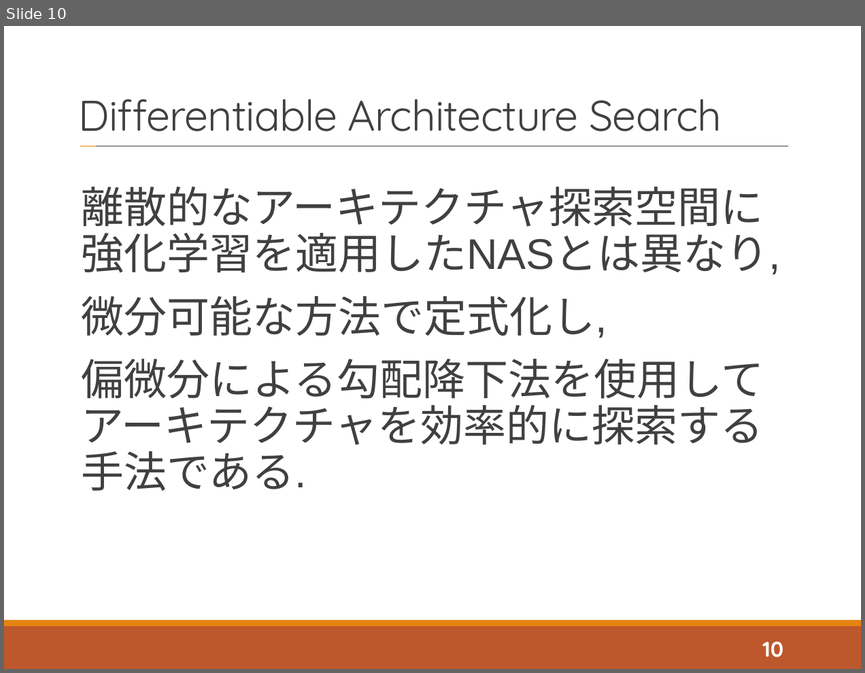
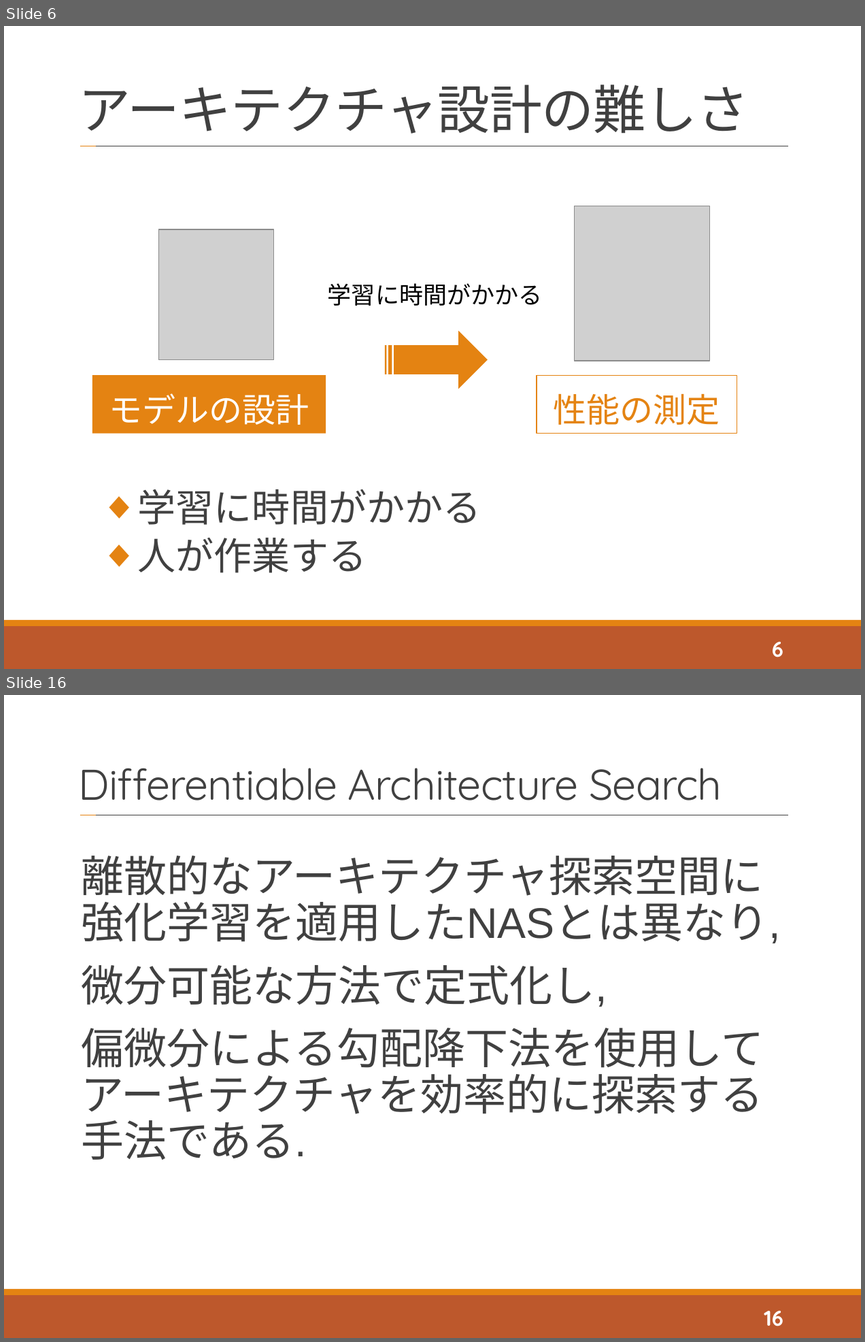
Before and after one commit to tatsuya-sugiyama/WeeklyReport, a slide deck: report/2020後期/2020_2nd_sugiyama.pptx. Shown one above the other, each under a label of ours: slide 10 before the commit, slides 6 and 16 after it; the slides between them are not shown. The pictures are 865x673 and 865x1342 pixels, drawn with LibreOffice and Linux fonts; fonts in the diff are those of the drawing; grey boxes stand for pictures. Boxes give left, top, right and bottom in pixels: in the first picture for what was removed or moved away, otherwise in the second. Text is boxed around its words. In the diff, an @@ line names an element or a change of style, - is before the commit and + after.

```diff
--- a/report/2020後期/2020_2nd_sugiyama.pptx
+++ b/report/2020後期/2020_2nd_sugiyama.pptx
@@ slide 6 added at (4, 26, 861, 669), background #FFFFFF; not listed: 4 template elements that a slide beside it also shows @@
@@ title added at (79, 84, 749, 133), 44 pt, text #404040 @@
+アーキテクチャ設計の難しさ
@@ picture added at (574, 206, 709, 361) @@
@@ picture added at (159, 229, 274, 359) @@
@@ text added at (328, 283, 542, 305), 20 pt, text #000000 @@
+学習に時間がかかる
@@ striped right arrow added at (384, 330, 487, 388), fill #E48312 @@
@@ rectangle added at (92, 375, 326, 433), fill #E48312, 28 pt, text #FFFFFF @@
+モデルの設計
@@ rectangle added at (536, 375, 736, 432), outline #E48312 0.75 pt, 28 pt, text #E48312 @@
+性能の測定
@@ text added at (138, 489, 481, 573), 32 pt, text #404040 @@
+  ◆ 学習に時間がかかる
+  ◆ 人が作業する
@@ page number added at (772, 641, 783, 657), 18 pt, text #FFFFFF, bold @@
+6
@@ what was slide 10 is now slide 16 @@
@@ page number at (764, 1310, 783, 1326): text changed @@
-10
+16
```
Also in this commit, not shown: 11 slides changed, 7 other slides added, 2 other files.
